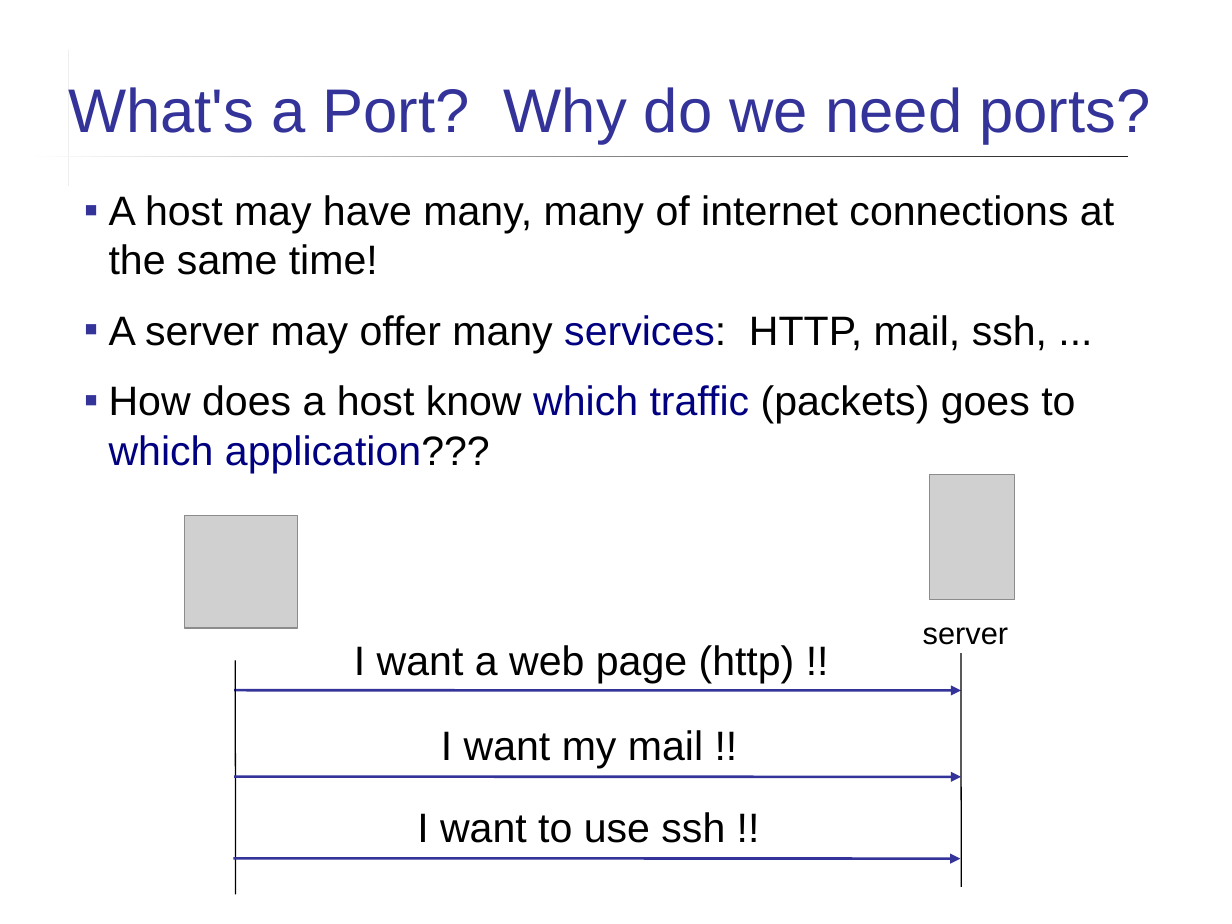
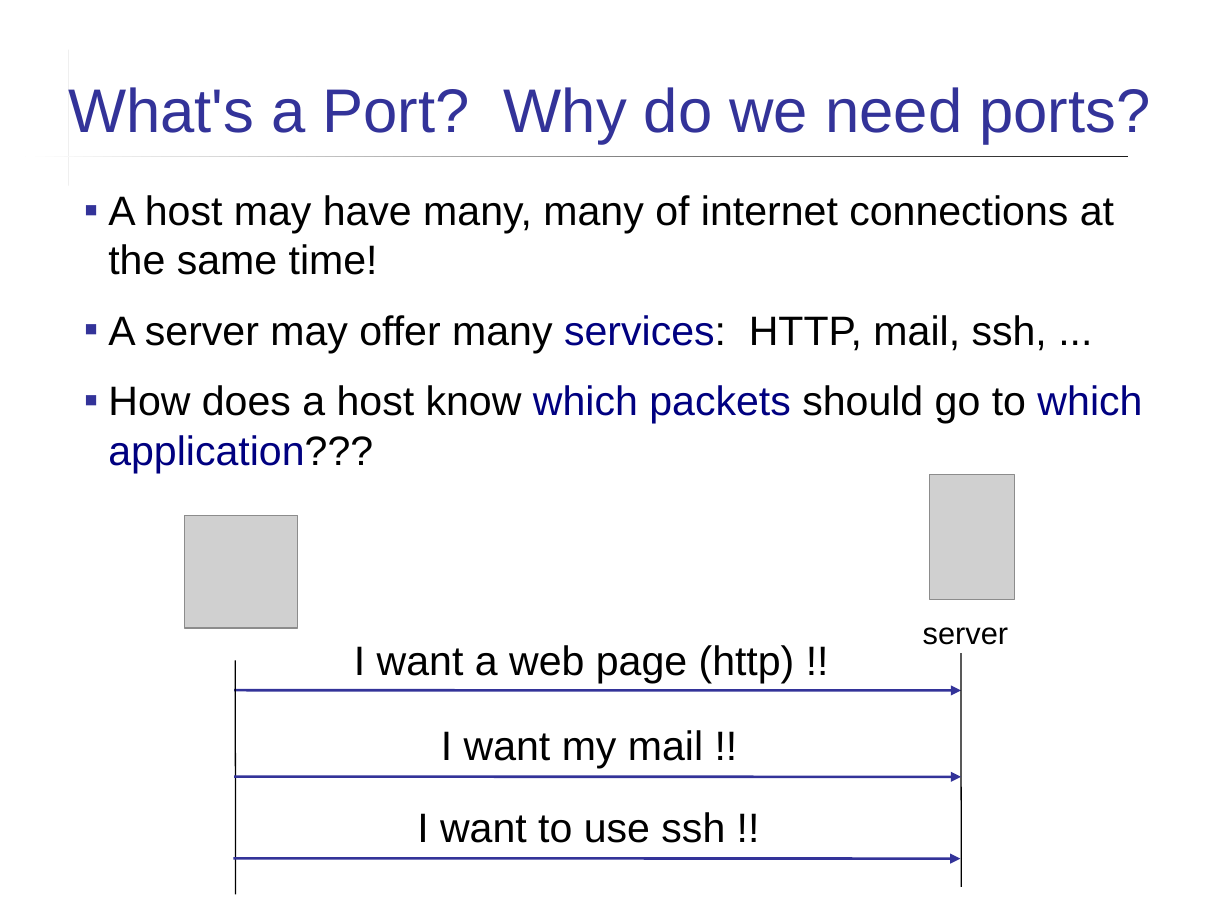
Before and after one commit to cpske/ISP, a slide deck: slide 6 of web/HTTP.ppt. Drawn at 1232x924 pixels with LibreOffice and Linux fonts; fonts in the diff are those of the drawing; grey boxes stand for pictures. Boxes give left, top, right and bottom in pixels: in the first picture for what was removed or moved away, otherwise in the second. Text is boxed around its words. In the diff, an @@ line names an element or a change of style, - is before the commit and + after.

```diff
--- a/web/HTTP.ppt
+++ b/web/HTTP.ppt
@@ text at (x1=108, y1=385, x2=1142, y2=473): text changed @@
-▪ How does a host know which traffic (packets) goes to which application???
+▪ How does a host know which packets should go to which application???
```
Also in this commit, not shown: 9 other slides changed, 6 other files.
